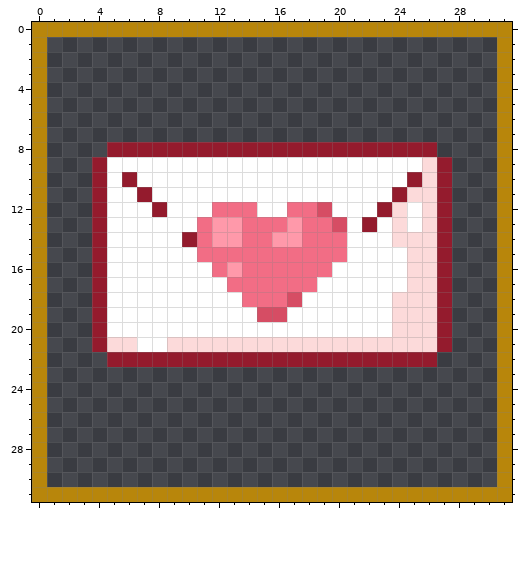
Two versions of one pixel-art file, assets/aseprite/letter.aseprite. This is how it looked before the edit.
32x32 pixels, 1 frame.
Now the later version:
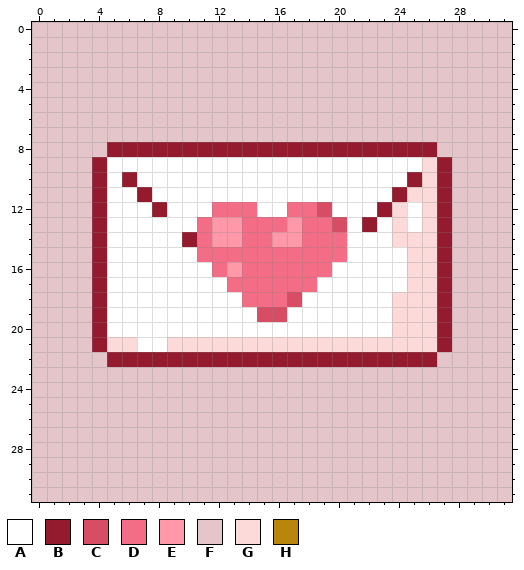
Palette (. is transparent): A #ffffff  B #941b2d  C #d64d64  D #f26d85  E #ff99aa  F #e4c5ca  G #fcdada  H #b8860b
Changes in this commit:
y 0: x 0..31 HHHHHHHHHHHHHHHHHHHHHHHHHHHHHHHH -> FFFFFFFFFFFFFFFFFFFFFFFFFFFFFFFF
y 1..7: x 0..31 H..............................H -> FFFFFFFFFFFFFFFFFFFFFFFFFFFFFFFF
y 8: x 0..4 H.... -> FFFFF; x 27..31 ....H -> FFFFF
y 9..21: x 0..3 H... -> FFFF; x 28..31 ...H -> FFFF
y 22: x 0..4 H.... -> FFFFF; x 27..31 ....H -> FFFFF
y 23..30: x 0..31 H..............................H -> FFFFFFFFFFFFFFFFFFFFFFFFFFFFFFFF
y 31: x 0..31 HHHHHHHHHHHHHHHHHHHHHHHHHHHHHHHH -> FFFFFFFFFFFFFFFFFFFFFFFFFFFFFFFF
